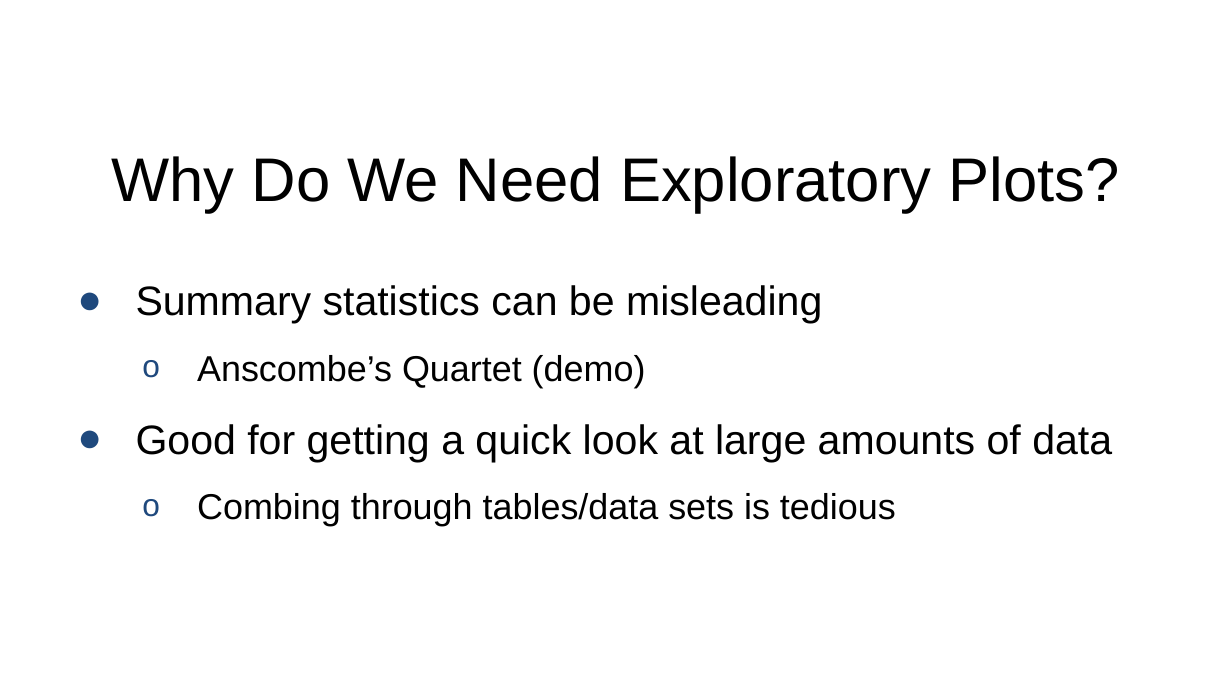
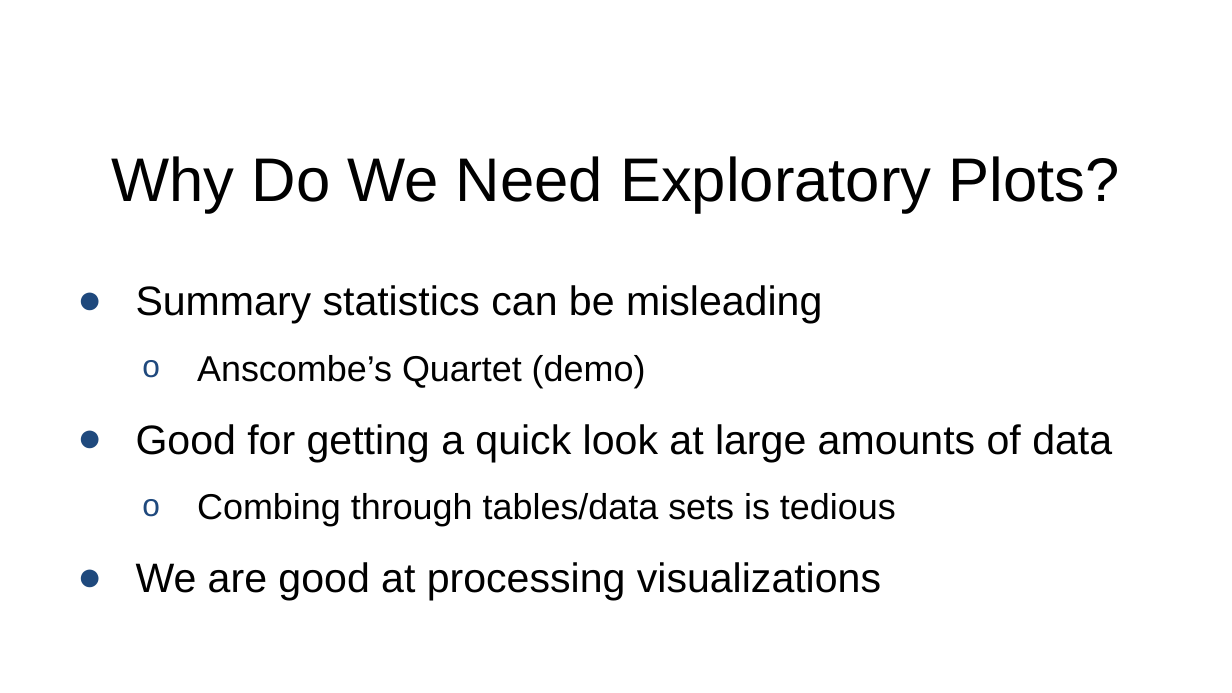
Before and after one commit to gwgarrison/rmoug_2015, a slide deck: slide 10 of garrison_presentation.pptx. Drawn at 1232x693 pixels with LibreOffice and Linux fonts; fonts in the diff are those of the drawing; background and template pictures are left out. Boxes give left, top, right and bottom in pixels: in the first picture for what was removed or moved away, otherwise in the second. Text is boxed around its words. In the diff, an @@ line names an element or a change of style, - is before the commit and + after.

```diff
--- a/garrison_presentation.pptx
+++ b/garrison_presentation.pptx
@@ text at [136,562,881,600]: paragraph added @@
+● We are good at processing visualizations
```
Also in this commit, not shown: 6 other slides changed, 2 slides added, 1 slide removed, 5 other files.
